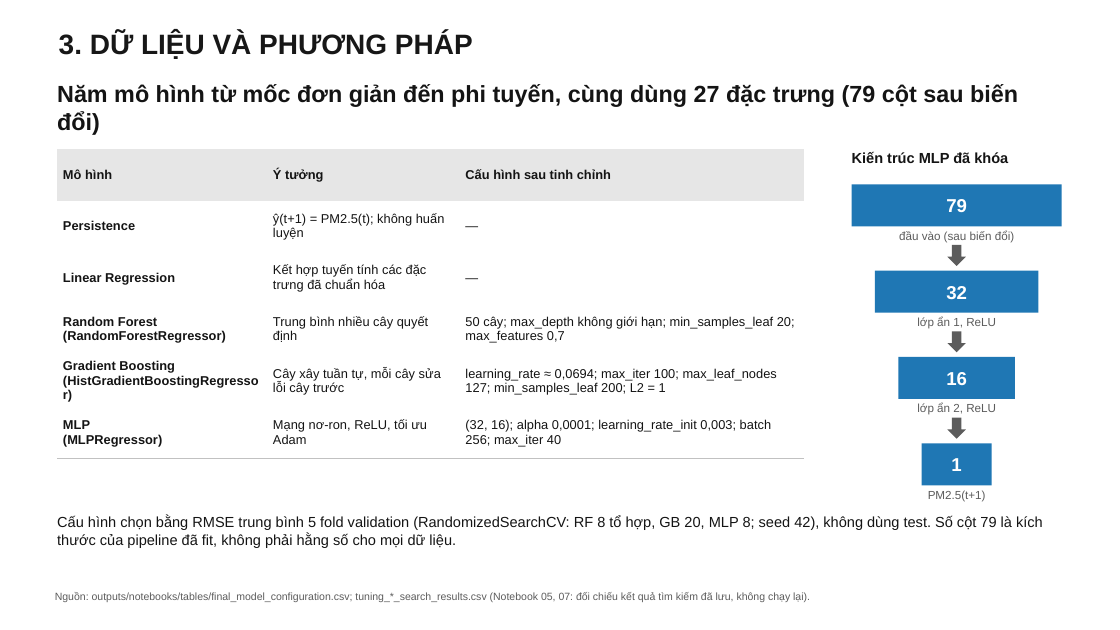
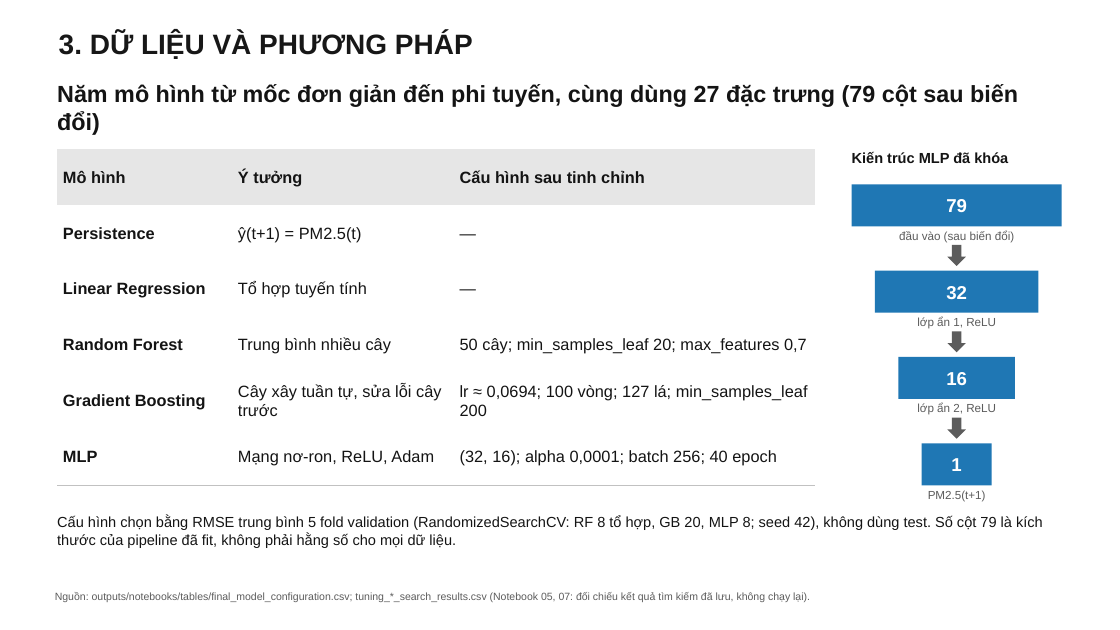
Before and after one commit to bjruly/sgu_finalproject_machinelearning_2026-2027, a slide deck: slide 11 of docs/Nhom10__Slide.pptx. Drawn at 1120x630 pixels with LibreOffice and Linux fonts; fonts in the diff are those of the drawing. Boxes give left, top, right and bottom in pixels: in the first picture for what was removed or moved away, otherwise in the second. Text is boxed around its words. In the diff, an @@ line names an element or a change of style, - is before the commit and + after.

Commit message:
Revise the slides: readable tables, softer overfitting claims, team shares
Bảng ở slide chính dùng chữ 14 pt (phụ lục 13-14 pt) sau khi rút gọn nội
dung; sửa lời bình overfitting và bootstrap theo rà soát; slide phân công
có tỷ lệ đóng góp; sửa tham chiếu Hình 9 và đơn vị R².

```diff
--- a/docs/Nhom10__Slide.pptx
+++ b/docs/Nhom10__Slide.pptx
@@ table at <box>57,150,816,486</box> @@
-row 2, column 2: ŷ(t+1) = PM2.5(t); không huấn luyện
+row 2, column 2: ŷ(t+1) = PM2.5(t)
-row 3, column 2: Kết hợp tuyến tính các đặc trưng đã chuẩn hóa
+row 3, column 2: Tổ hợp tuyến tính
-row 4: Random Forest / (RandomForestRegressor) | Trung bình nhiều cây quyết định | 50 cây; max_depth không giới hạn; min_samples_leaf 20; max_features 0,7
+row 4: Random Forest | Trung bình nhiều cây | 50 cây; min_samples_leaf 20; max_features 0,7
-row 5: Gradient Boosting / (HistGradientBoostingRegressor) | Cây xây tuần tự, mỗi cây sửa lỗi cây trước | learning_rate ≈ 0,0694; max_iter 100; max_leaf_nodes 127; min_samples_leaf 200; L2 = 1
+row 5: Gradient Boosting | Cây xây tuần tự, sửa lỗi cây trước | lr ≈ 0,0694; 100 vòng; 127 lá; min_samples_leaf 200
-row 6: MLP / (MLPRegressor) | Mạng nơ-ron, ReLU, tối ưu Adam | (32, 16); alpha 0,0001; learning_rate_init 0,003; batch 256; max_iter 40
+row 6: MLP | Mạng nơ-ron, ReLU, Adam | (32, 16); alpha 0,0001; batch 256; 40 epoch
@@ size 11 to 14 pt in "Mô hình", "Ý tưởng", "Cấu hình sau tinh chỉnh", "Persistence" and 3 more places @@
@@ table: place and size @@
-table at <box>57,150,804,458</box>
+table at <box>57,150,816,486</box>
```
Also in this commit, not shown: 18 other slides changed.
